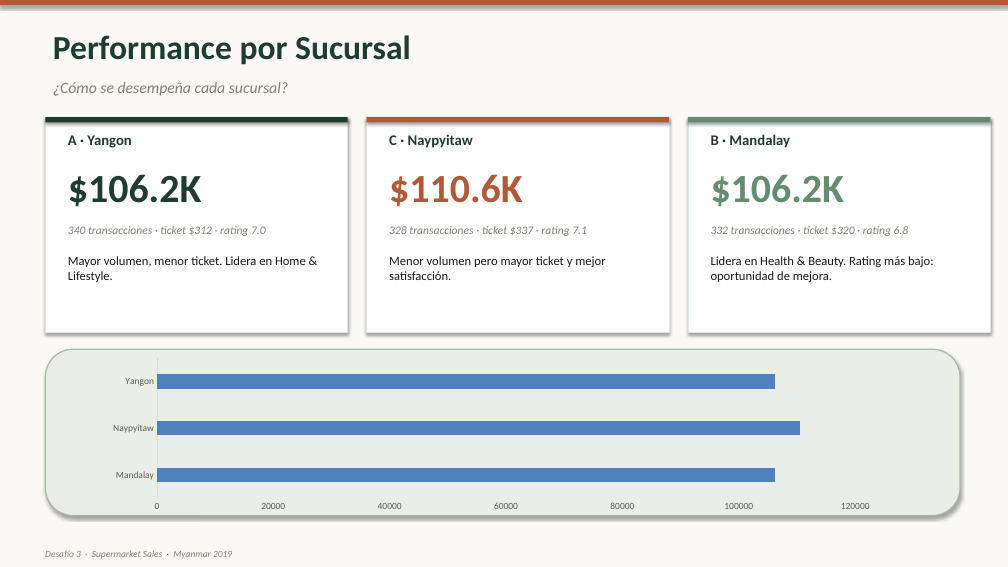
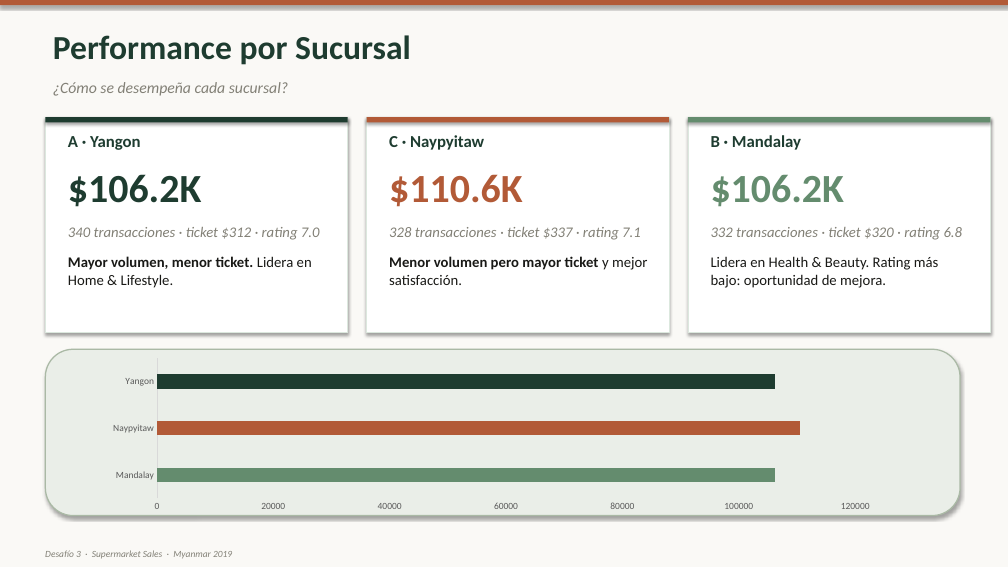
Before and after one commit to javierFernandezF/tallerStoryteling, a slide deck: slide 7 of Taller/Archivos notables/Desafio3_Presentacion_v3.pptx. Drawn at 1008x567 pixels with LibreOffice and Linux fonts; fonts in the diff are those of the drawing. Boxes give left, top, right and bottom in pixels: in the first picture for what was removed or moved away, otherwise in the second. Text is boxed around its words. In the diff, an @@ line names an element or a change of style, - is before the commit and + after.

```diff
--- a/Taller/Archivos notables/Desafio3_Presentacion_v3.pptx
+++ b/Taller/Archivos notables/Desafio3_Presentacion_v3.pptx
@@ size 14 to 16 pt in 3 elements at (68,136,141,150), (389,135,484,150), (711,135,801,150) @@
@@ size 11 to 14 pt in 3 elements at (68,227,320,240), (389,227,641,240), (711,227,963,240) @@
@@ text "Mayor volumen, menor ticket. Lidera ..." at (68,256,312,288): size 12 to 14 pt; bold on in "Mayor volumen, menor ticket." @@
@@ text "Menor volumen pero mayor ticket ..." at (389,256,647,285): size 12 to 14 pt; bold on in "Menor volumen pero mayor ticket" @@
@@ text "Lidera en Health & Beauty. ..." at (711,256,939,288): size 12 to 14 pt @@
@@ bar chart at (98,355,885,516) @@
@@ colours of single points changed @@
```
Also in this commit, not shown: 7 other slides changed, 2 other files.
